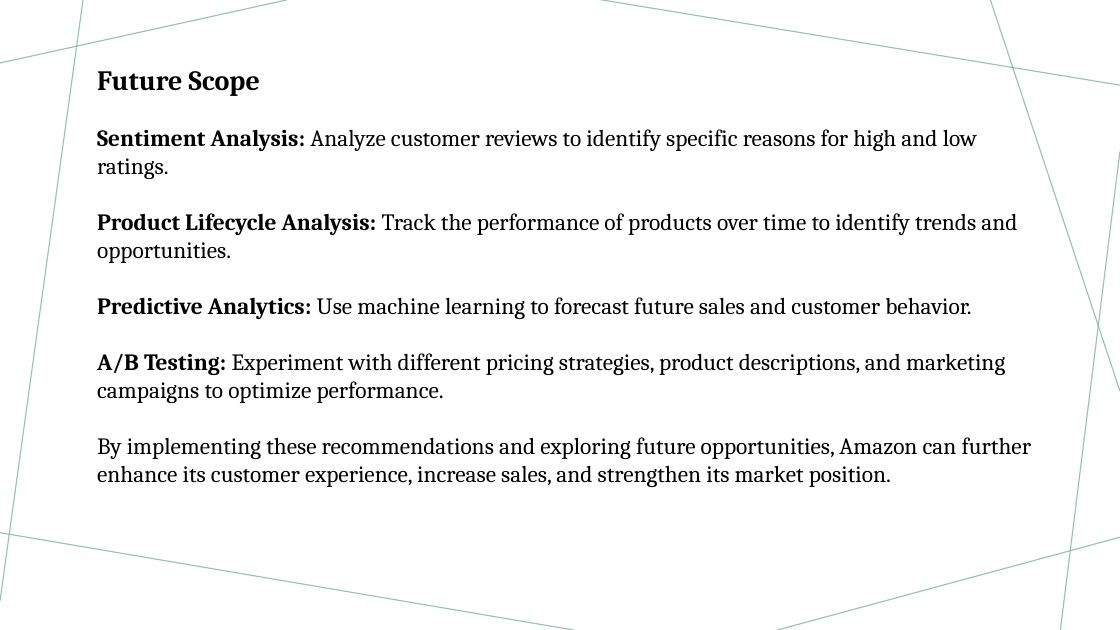
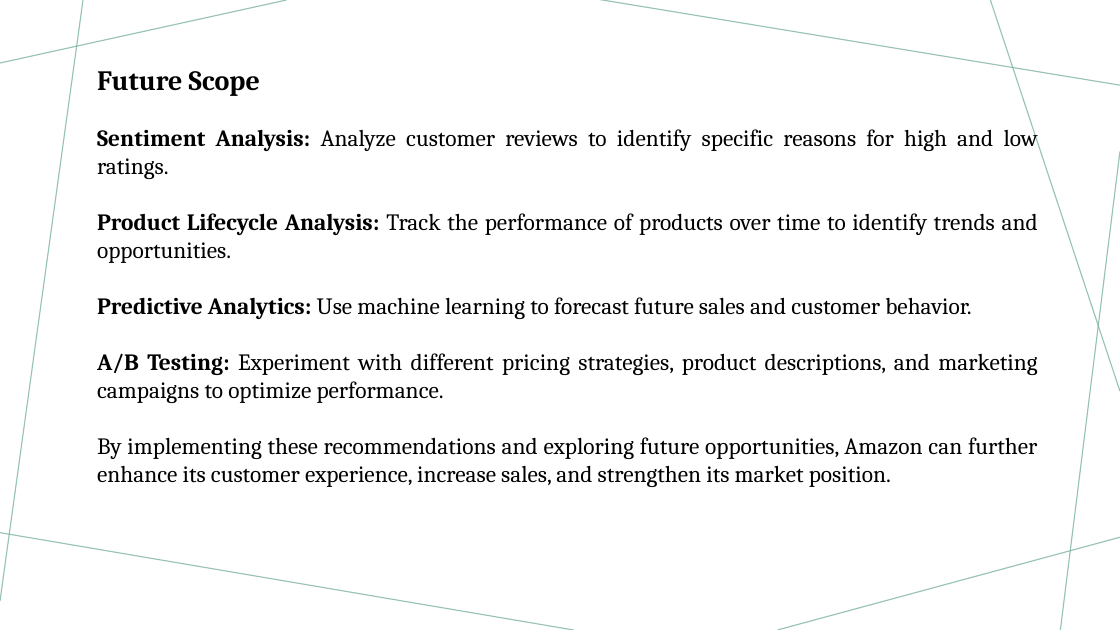
Before and after one commit to JessicaGarfield/Amazon-Product-Review-Report---Power-BI, a slide deck: slide 21 of Product_review.pptx. Drawn at 1120x630 pixels with LibreOffice and Linux fonts; fonts in the diff are those of the drawing. Boxes give left, top, right and bottom in pixels: in the first picture for what was removed or moved away, otherwise in the second. Text is boxed around its words. In the diff, an @@ line names an element or a change of style, - is before the commit and + after.

Commit message:
Amazon v4, ppt v2

```diff
--- a/Product_review.pptx
+++ b/Product_review.pptx
@@ text "Sentiment Analysis: Analyze customer reviews ..." at [97, 125, 1038, 487]: alignment left to justified @@
```
Also in this commit, not shown: 7 other slides changed, 1 other file.
